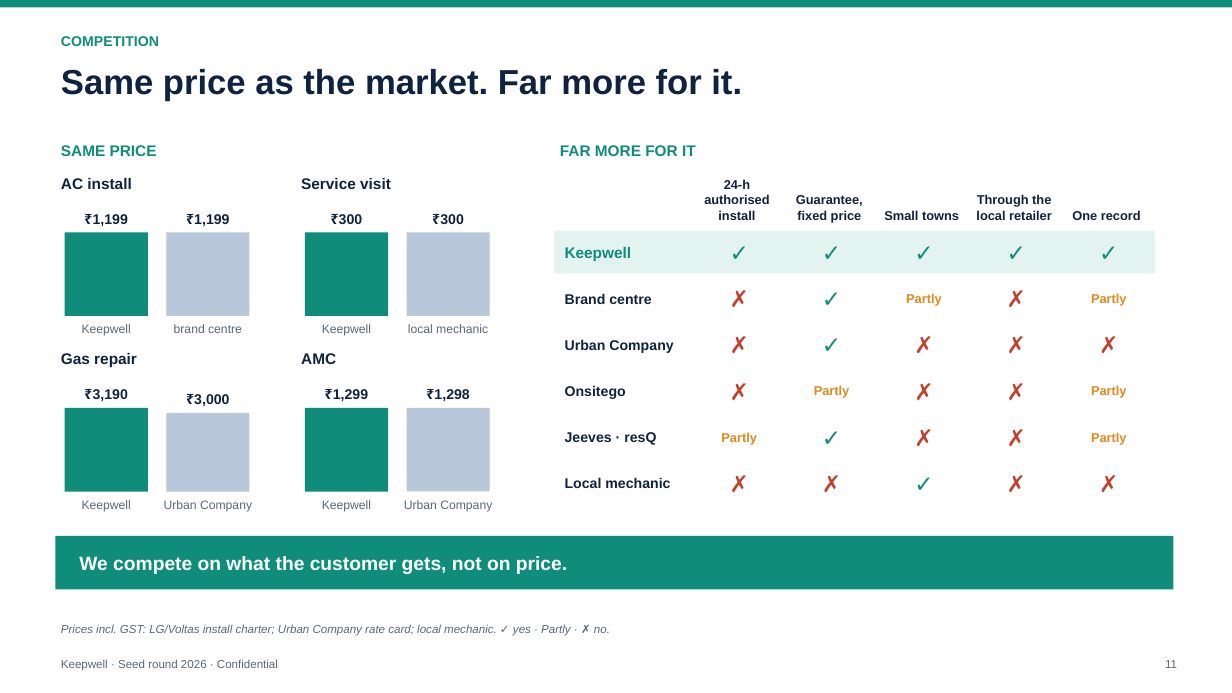
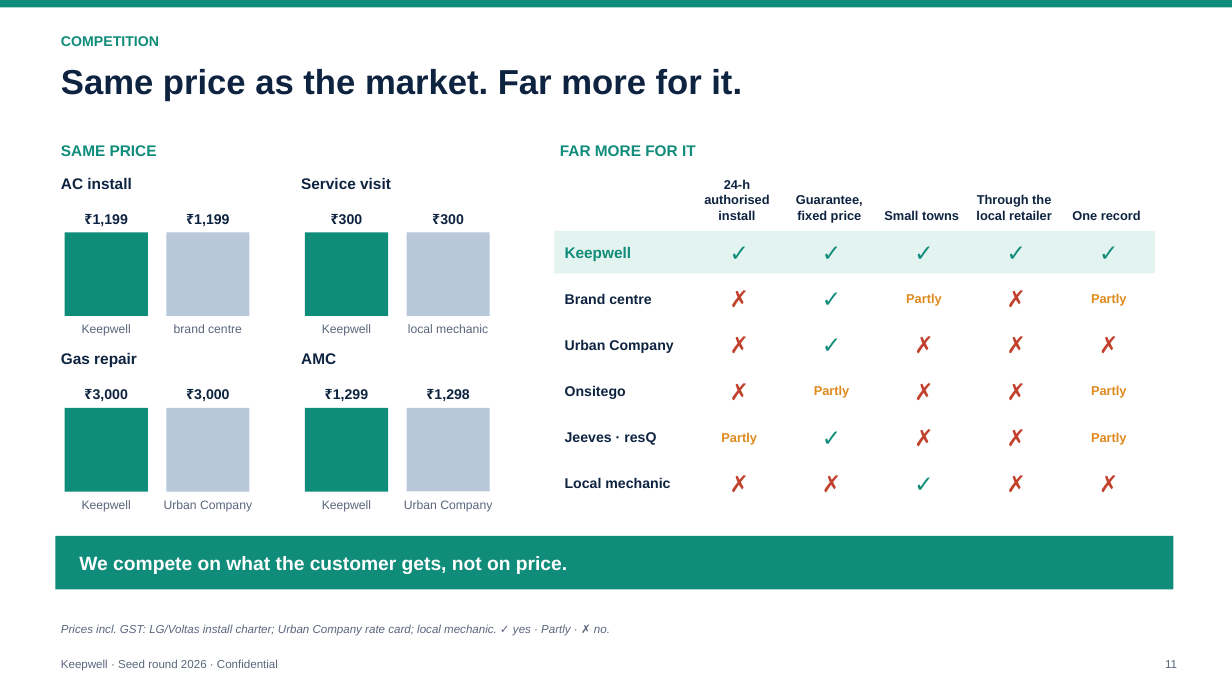
Before and after one commit to PrathyushaKalluri/keepwell, a slide deck: slide 11 of pitch_v2/deck/Keepwell_Seed_Deck.pptx. Drawn at 1232x693 pixels with LibreOffice and Linux fonts; fonts in the diff are those of the drawing. Boxes give left, top, right and bottom in pixels: in the first picture for what was removed or moved away, otherwise in the second. Text is boxed around its words. In the diff, an @@ line names an element or a change of style, - is before the commit and + after.

```diff
--- a/pitch_v2/deck/Keepwell_Seed_Deck.pptx
+++ b/pitch_v2/deck/Keepwell_Seed_Deck.pptx
@@ text at (93, 389, 128, 401): text changed @@
-₹3,190
+₹3,000
@@ text "₹3,000": place and size @@
-text "₹3,000" at (194, 394, 229, 407)
+text "₹3,000" at (194, 389, 229, 402)
@@ rectangle: place and size @@
-rectangle at (166, 413, 250, 492)
+rectangle at (166, 409, 250, 492)
```
Also in this commit, not shown: 3 other slides changed, 19 other files.
